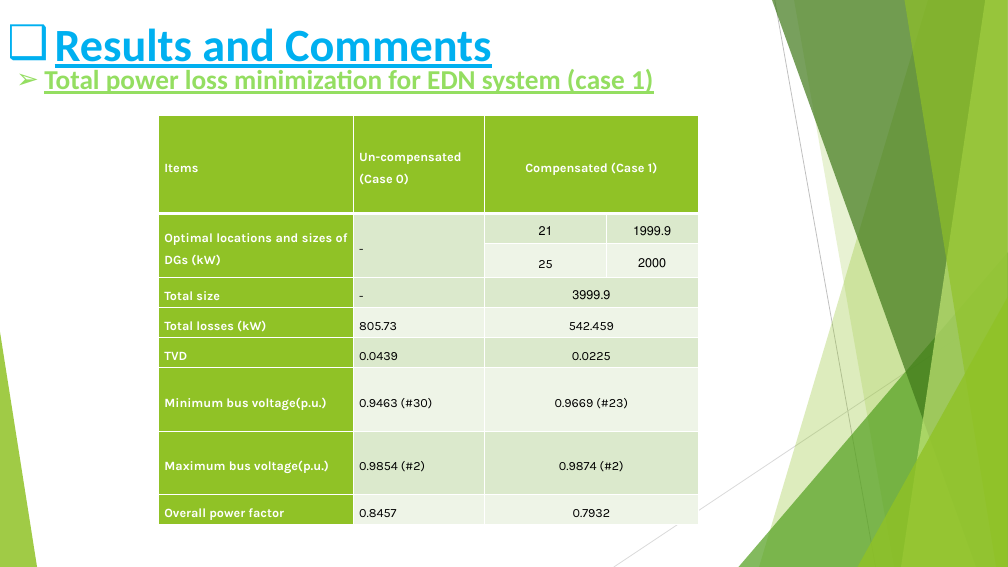
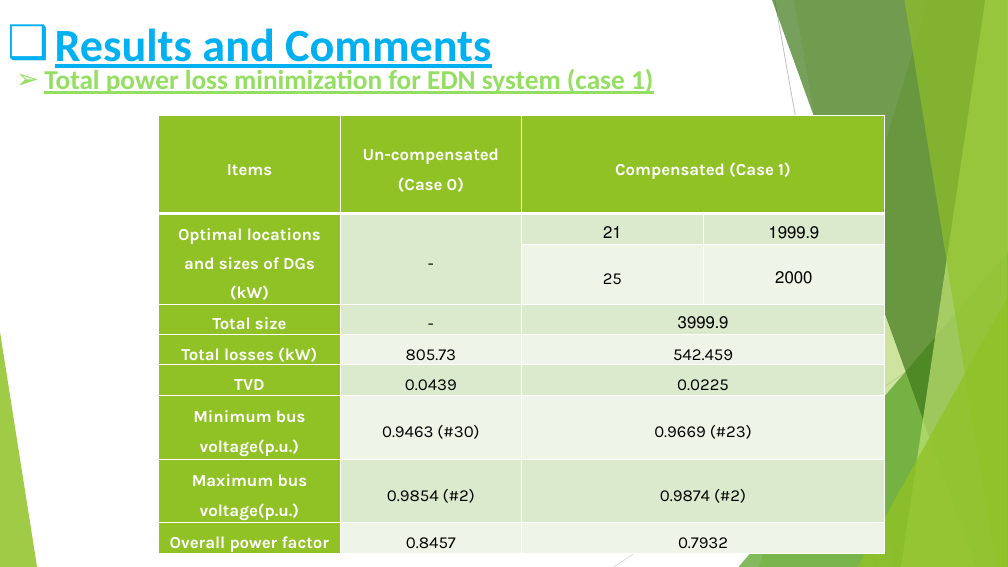
Before and after one commit to moustafashahin122/AOA-Graduation-Project-2022-, a slide deck: slide 36 of code/AOA_objects/results/grad_presentation/Presentation.pptx (slide 35 before the commit). Drawn at 1008x567 pixels with LibreOffice and Linux fonts; fonts in the diff are those of the drawing. Boxes give left, top, right and bottom in pixels: in the first picture for what was removed or moved away, otherwise in the second. Text is boxed around its words. In the diff, an @@ line names an element or a change of style, - is before the commit and + after.

```diff
--- a/code/AOA_objects/results/grad_presentation/Presentation.pptx
+++ b/code/AOA_objects/results/grad_presentation/Presentation.pptx
@@ table at (x1=159, y1=116, x2=885, y2=556) @@
@@ size 12 to 16 pt @@
@@ alignment left to centre @@
@@ table resized from (x1=159, y1=116, x2=698, y2=525) to (x1=159, y1=116, x2=885, y2=556) @@
```
Also in this commit, not shown: 30 other slides changed, 1 slide added, 11 other files.
